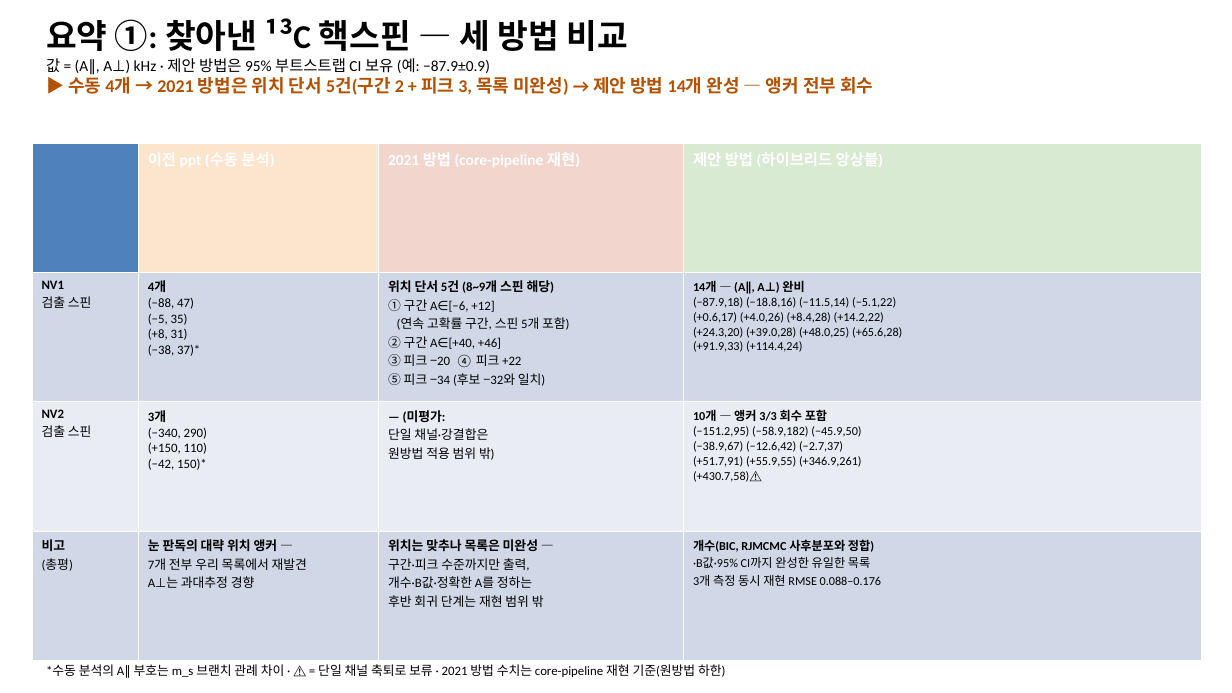
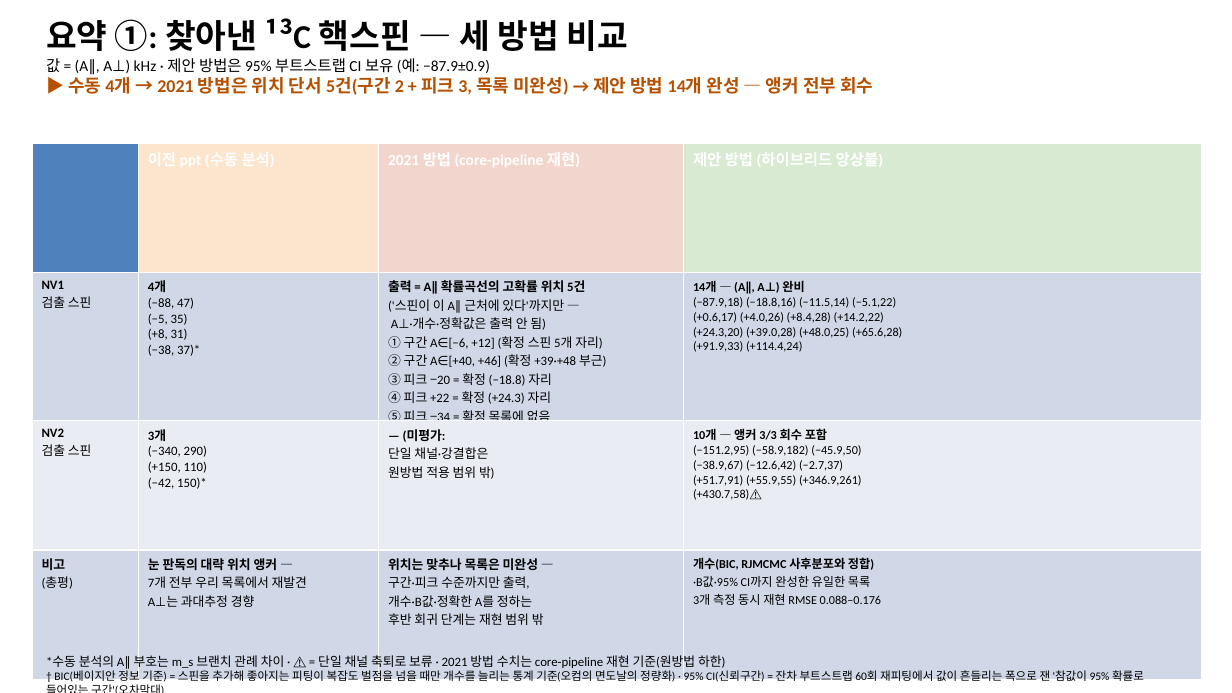
Before and after one commit to woodoleexdots/dl_cdetect, a slide deck: slide 1 of results/NV_C13_summary_3slides.pptx. Drawn at 1232x693 pixels with LibreOffice and Linux fonts; fonts in the diff are those of the drawing. Boxes give left, top, right and bottom in pixels: in the first picture for what was removed or moved away, otherwise in the second. Text is boxed around its words. In the diff, an @@ line names an element or a change of style, - is before the commit and + after.

```diff
--- a/results/NV_C13_summary_3slides.pptx
+++ b/results/NV_C13_summary_3slides.pptx
@@ table at (32, 143, 1202, 661) @@
-row 2, column 3: 위치 단서 5건 (8~9개 스핀 해당) / ① 구간 A∈[−6, +12] / (연속 고확률 구간, 스핀 5개 포함) / ② 구간 A∈[+40, +46] / ③ 피크 −20 ④ 피크 +22 / ⑤ 피크 −34 (후보 −32와 일치)
+row 2, column 3: 출력 = A∥ 확률곡선의 고확률 위치 5건 / ('스핀이 이 A∥ 근처에 있다'까지만 — / A⊥·개수·정확값은 출력 안 됨) / ① 구간 A∈[−6, +12] (확정 스핀 5개 자리) / ② 구간 A∈[+40, +46] (확정 +39·+48 부근) / ③ 피크 −20 = 확정 (−18.8) 자리 / ④ 피크 +22 = 확정 (+24.3) 자리 / ⑤ 피크 −34 = 확정 목록에 없음 / → 목록 외 후보 −32와 일치
@@ text "*수동 분석의 A∥ 부호는 m_s ...": place and size @@
-text "*수동 분석의 A∥ 부호는 m_s ..." at (46, 664, 725, 677)
+text "*수동 분석의 A∥ 부호는 m_s ..." at (46, 652, 1144, 684)
@@ text at (54, 668, 1144, 684): paragraph added @@
+† BIC(베이지안 정보 기준) = 스핀을 추가해 좋아지는 피팅이 복잡도 벌점을 넘을 때만 개수를 늘리는 통계 기준(오컴의 면도날의 정량화) · 95% CI(신뢰구간) = 잔차 부트스트랩 60회 재피팅에서 값이 흔들리는 폭으로 잰 '참값이 95% 확률로 들어있는 구간'(오차막대)
```
Also in this commit, not shown: 5 other slides changed, 2 slides added, 1 slide removed, 4 other files.
